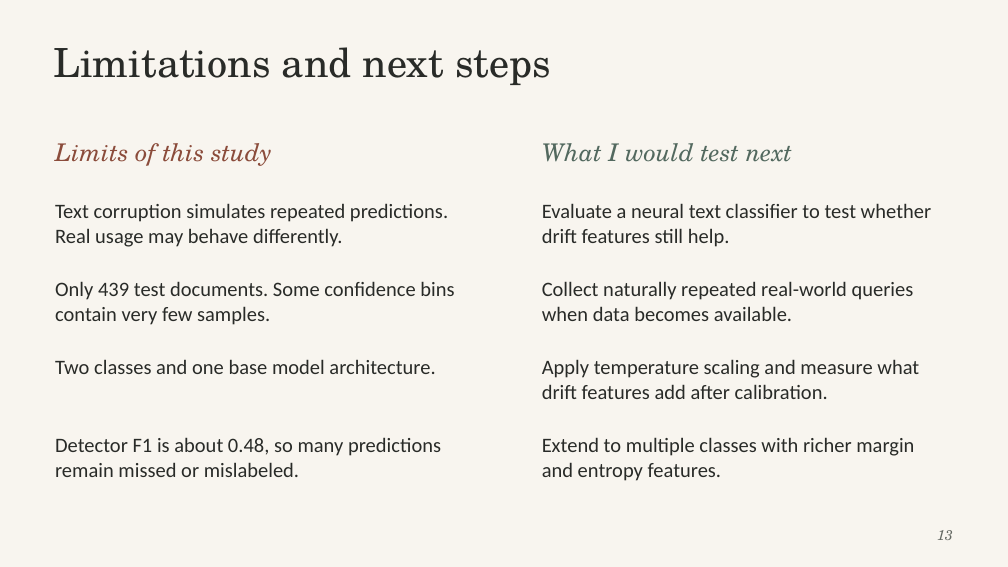
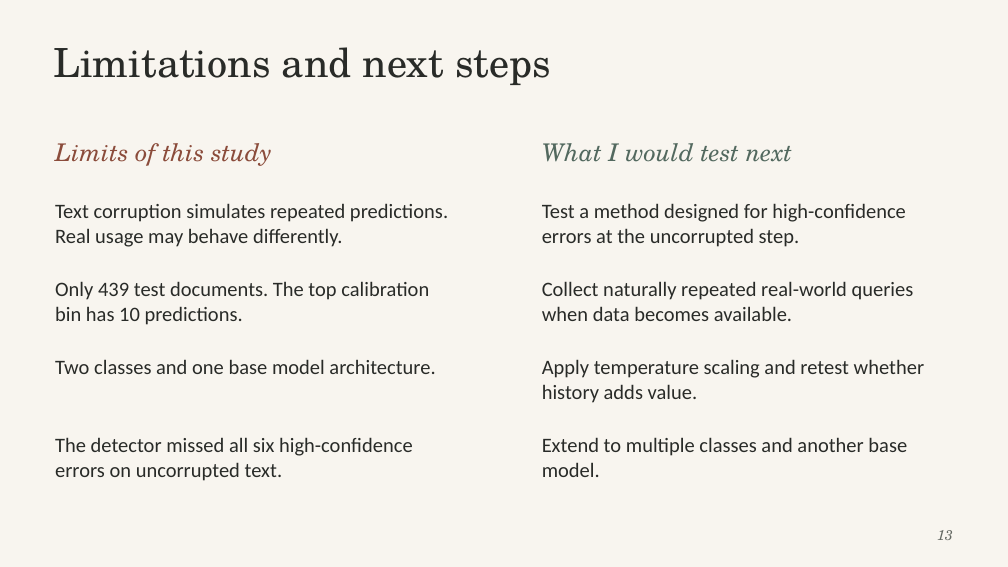
Before and after one commit to ahansardar/ai-confidence-drift, a slide deck: slide 13 of reports/presentation/AI_Confidence_Drift_Presentation.pptx. Drawn at 1008x567 pixels with LibreOffice and Linux fonts; fonts in the diff are those of the drawing. Boxes give left, top, right and bottom in pixels: in the first picture for what was removed or moved away, otherwise in the second. Text is boxed around its words. In the diff, an @@ line names an element or a change of style, - is before the commit and + after.

Commit message:
Correct confidence-drift evaluation and align report and slides

```diff
--- a/reports/presentation/AI_Confidence_Drift_Presentation.pptx
+++ b/reports/presentation/AI_Confidence_Drift_Presentation.pptx
@@ text at (542,203,906,247): text changed @@
-Evaluate a neural text classifier to test whether drift features still help.
+Test a method designed for high-confidence errors at the uncorrupted step.
@@ text at (55,281,429,325): text changed @@
-Only 439 test documents. Some confidence bins contain very few samples.
+Only 439 test documents. The top calibration bin has 10 predictions.
@@ text at (542,359,925,403): text changed @@
-Apply temperature scaling and measure what drift features add after calibration.
+Apply temperature scaling and retest whether history adds value.
@@ text at (55,437,413,481): text changed @@
-Detector F1 is about 0.48, so many predictions remain missed or mislabeled.
+The detector missed all six high-confidence errors on uncorrupted text.
@@ text at (542,437,907,477): text changed @@
-Extend to multiple classes with richer margin and entropy features.
+Extend to multiple classes and another base model.
```
Also in this commit, not shown: 8 other slides changed, 22 other files.
